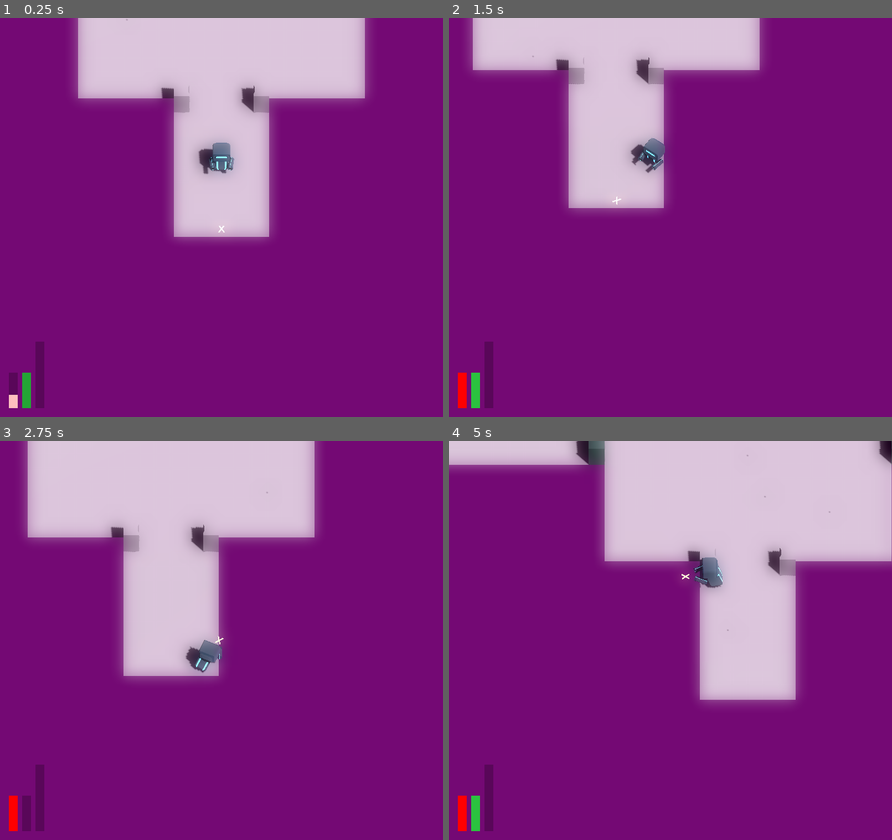
Above: before the commit, frames 1-4 (two rows, left to right).
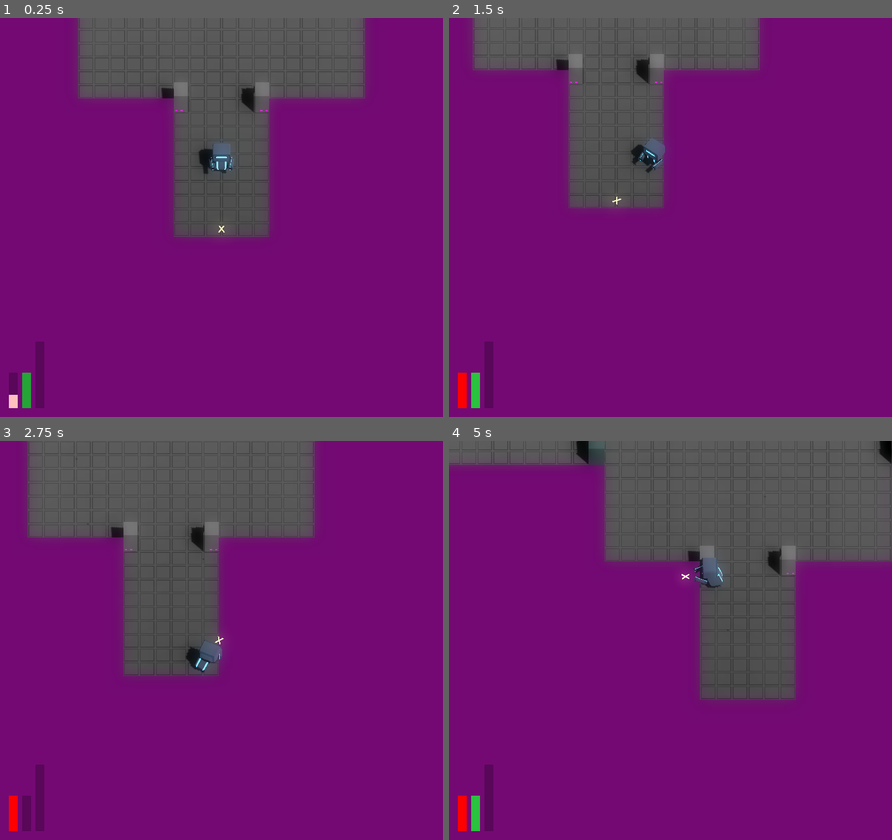
Above: after the commit, the same moments.

Repository: JackEvans24/bullet-absorb
Game: Godot game, scene res://scenes/main.tscn
Two runs of this game, one before a commit and one after it. Both use one fixed random seed, a clock stepped at 60 frames per second and the inputs below.
Inputs (mouse positions are in pixels of both pictures, inside the frame that each line leads up to):
- Up to frame 1 (0.25 s): no input
- Up to frame 2 (1.5 s): move the mouse to (767, 197) at 0.52 s; hold D (move_right) 0.53-1.28 s; hold Ctrl (absorb) 0.53-1.28 s; move the mouse to (581, 237) at 1.27 s; hold S (move_back) from 1.28 s (still down); tap Ctrl (absorb) at 1.35 s
- Up to frame 3 (2.75 s): move the mouse to (265, 552) at 2.02 s; release S (move_back) at 2.03 s; hold D (move_right) from 2.03 s (still down); hold Ctrl (absorb) from 2.03 s (still down); tap Space (dash) at 2.1 s
- Up to frame 4 (5 s): move the mouse to (648, 720) at 2.77 s; release D (move_right) at 2.78 s; release Ctrl (absorb) at 2.78 s; hold W (move_forward) 2.78-3.53 s; click (648, 720) at 2.85 s; tap Ctrl (absorb) at 3.05, 4.35 s; move the mouse to (803, 700) at 3.52 s; hold Ctrl (absorb) 3.53-4.28 s; hold A (move_left) from 3.53 s (still down); move the mouse to (537, 580) at 4.27 s

The runs differ from the first frame. In frame 1, 21% of the frame differs, in the area x 17-83%, y 0-56%; in frame 2, 16%; in frame 3, 24%; in frame 4, 30%, in the area x 0-100%, y 0-66%.

Commit message:
fix: set power orb absorbable from ready

Diff:
--- a/prefabs/pickups/power/power_orb.tscn
+++ b/prefabs/pickups/power/power_orb.tscn
@@ -14,3 +14,4 @@
 power_drop_offset = 2.0
 
 [node name="Orb" parent="." instance=ExtResource("4_cjnl0")]
+absorb_from_ready = true
